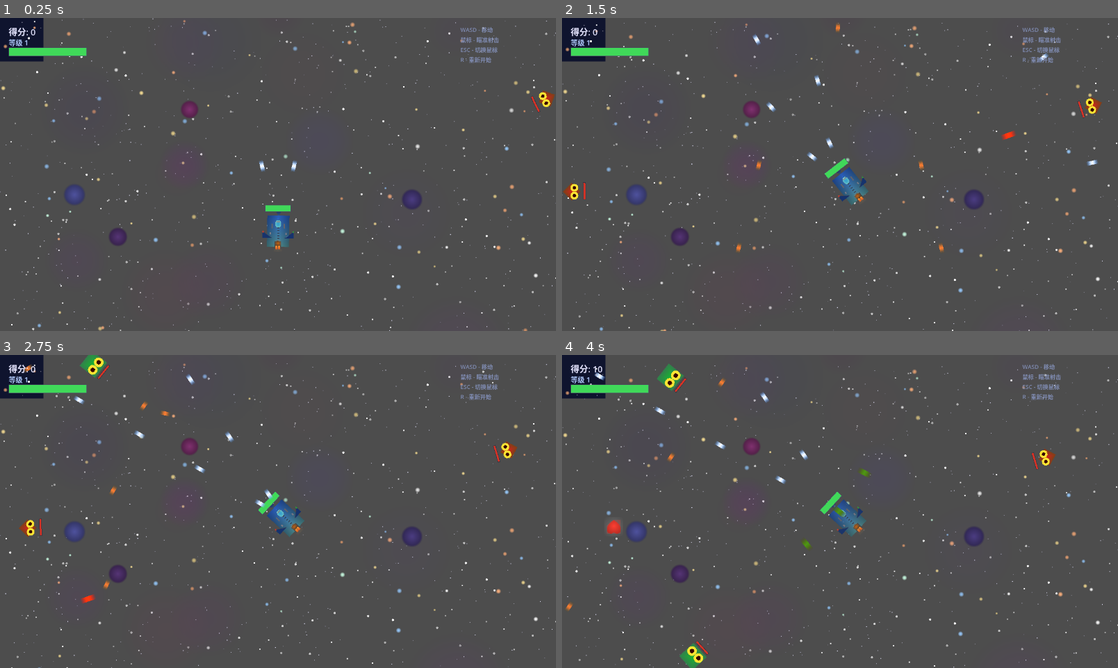
Above: before the commit, frames 1-4 (two rows, left to right).
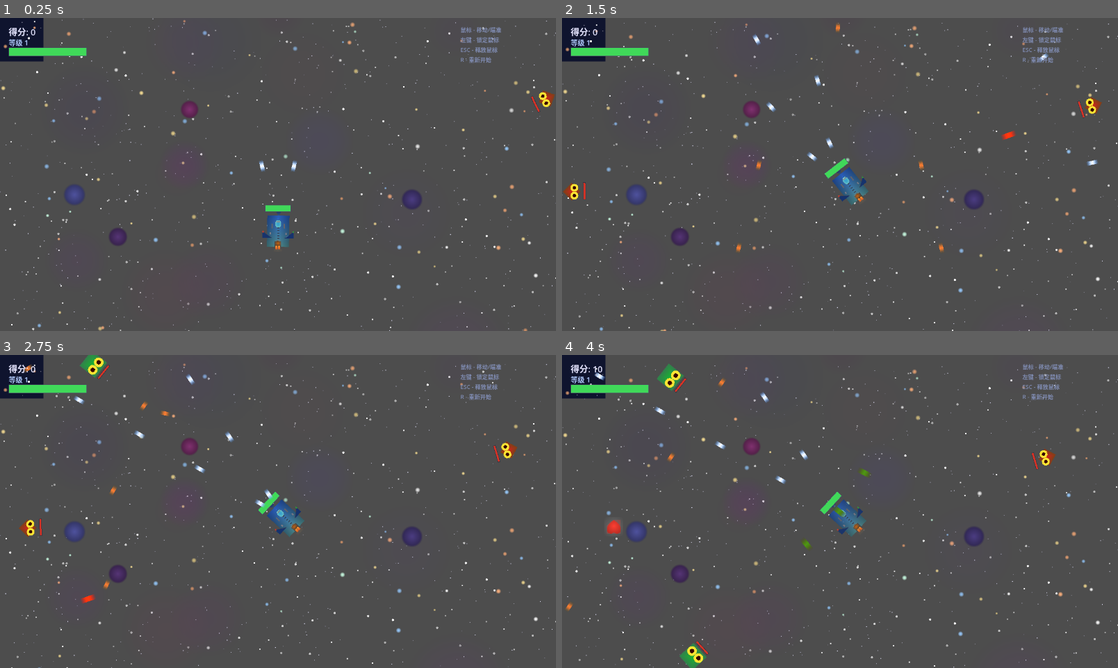
Above: after the commit, the same moments.

Repository: July-X/godot-game-one
Game: Godot game, scene res://scenes/main.tscn
Same seed, same stepped clock (60 frames per second), same inputs: the game is played once before the commit and once after it.
Inputs (mouse positions are in pixels of both pictures, inside the frame that each line leads up to):
- Up to frame 1 (0.25 s): no input
- Up to frame 2 (1.5 s): tap Enter at 0.5 s; move the mouse to (962, 158) at 0.52 s; tap R at 0.6, 1.35 s; click (962, 158) at 0.67 s; move the mouse to (812, 174) at 1.27 s; click (812, 174) at 1.42 s
- Up to frame 3 (2.75 s): move the mouse to (289, 505) at 2.02 s; tap R at 2.1 s; click (289, 505) at 2.17 s
- Up to frame 4 (4 s): move the mouse to (834, 517) at 2.77 s; tap R at 2.85, 3.6 s; click (834, 517) at 2.92 s; move the mouse to (878, 514) at 3.52 s; click (878, 514) at 3.67 s

The runs differ from the first frame. In frame 1, 0.1% of the frame differs, in the area x 82-91%, y 2-12%; in frame 2, 0.1%; in frame 3, 0.2%; in frame 4, 0.1%.

Commit message:
fix: 操作说明更新+爆炸性能优化(缓存帧+错开同时爆炸)

Diff:
--- a/scenes/ui/hud.tscn
+++ b/scenes/ui/hud.tscn
@@ -67,9 +67,9 @@
 offset_bottom = 60.0
 theme_override_font_sizes/font_size = 13
 theme_override_colors/font_color = Color(0.5, 0.55, 0.7, 1.0)
-text = "WASD - 移动
-鼠标 - 瞄准射击
-ESC - 切换鼠标
+text = "鼠标 - 移动/瞄准
+左键 - 锁定鼠标
+ESC - 释放鼠标
 R - 重新开始"
 
 [node name="GameOverPanel" type="Panel" parent="."]
--- a/scripts/asteroid.gd
+++ b/scripts/asteroid.gd
@@ -43,10 +43,6 @@
 	var exp = preload("res://scenes/effects/explosion.tscn").instantiate()
 	get_tree().current_scene.add_child(exp)
 	exp.global_position = global_position
-	for i in range(3):
-		var exp2 = preload("res://scenes/effects/explosion.tscn").instantiate()
-		get_tree().current_scene.add_child(exp2)
-		exp2.global_position = global_position + Vector2(randf_range(-15, 15), randf_range(-15, 15))
 	SFX.play_explosion()
 	GameState.add_score(50)
 	queue_free()
--- a/scripts/boss.gd
+++ b/scripts/boss.gd
@@ -268,10 +268,10 @@
 	queue_free()
 
 func _spawn_explosion() -> void:
-	for i in range(10):
+	for i in range(4):
 		var exp = _explosion_scene.instantiate()
 		get_tree().current_scene.add_child(exp)
-		exp.global_position = global_position + Vector2(randf_range(-50, 50), randf_range(-50, 50))
+		exp.global_position = global_position + Vector2(randf_range(-40, 40), randf_range(-40, 40))
 	SFX.play_explosion()
 
 func _spawn_rewards() -> void:
--- a/scripts/explosion.gd
+++ b/scripts/explosion.gd
@@ -1,27 +1,31 @@
 extends Node2D
 
+const FRAME_INTERVAL: float = 0.06
+
+static var _cached_frames: Array[ImageTexture] = []
+
 @onready var _sprite: Sprite2D = $Sprite2D
+
 var _frame_timer: float = 0.0
 var _frame_index: int = 0
-var _frames: Array[ImageTexture] = []
 
 func _ready() -> void:
-
-	_frames = SpriteFactory.create_explosion_frames()
-	if _frames.size() > 0:
-		_sprite.texture = _frames[0]
+	if _cached_frames.is_empty():
+		_cached_frames = SpriteFactory.create_explosion_frames()
+	if not _cached_frames.is_empty():
+		_sprite.texture = _cached_frames[0]
 
 func _process(delta: float) -> void:
-	if _frames.size() == 0:
+	if _cached_frames.is_empty():
+		queue_free()
 		return
 	_frame_timer += delta
-	if _frame_timer > 0.06:
+	if _frame_timer > FRAME_INTERVAL:
 		_frame_timer = 0.0
 		_frame_index += 1
-		if _frame_index < _frames.size():
-			_sprite.texture = _frames[_frame_index]
+		if _frame_index < _cached_frames.size():
+			_sprite.texture = _cached_frames[_frame_index]
 			_sprite.scale = Vector2(1.0 + _frame_index * 0.15, 1.0 + _frame_index * 0.15)
 		else:
 			queue_free()
-	## 闪烁
-	_sprite.modulate.a = 1.0 - float(_frame_index) / _frames.size()
+	_sprite.modulate.a = 1.0 - float(_frame_index) / _cached_frames.size()
--- a/scripts/powerup.gd
+++ b/scripts/powerup.gd
@@ -52,9 +52,11 @@
 
 func _bomb_effect() -> void:
 	var enemies := get_tree().get_nodes_in_group("enemies")
+	var delay: float = 0.0
 	for e in enemies:
 		if e.has_method("die"):
-			e.call_deferred("die")
+			get_tree().create_timer(delay).timeout.connect(e.die)
+			delay += 0.05
 	SFX.play_explosion()
 	call_deferred("_spawn_shake")
 
